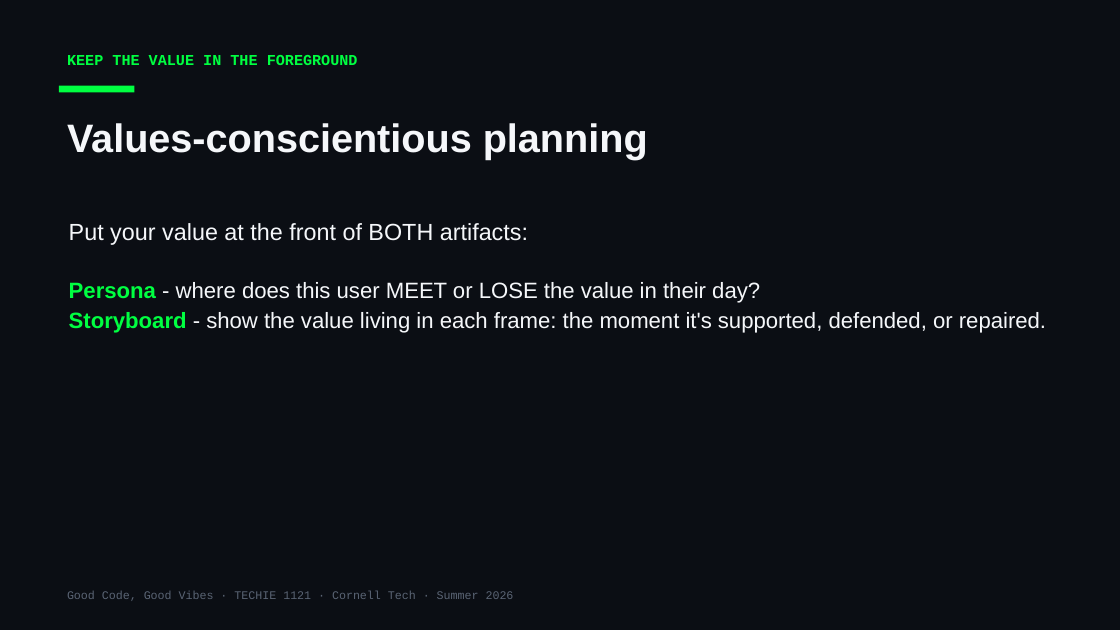
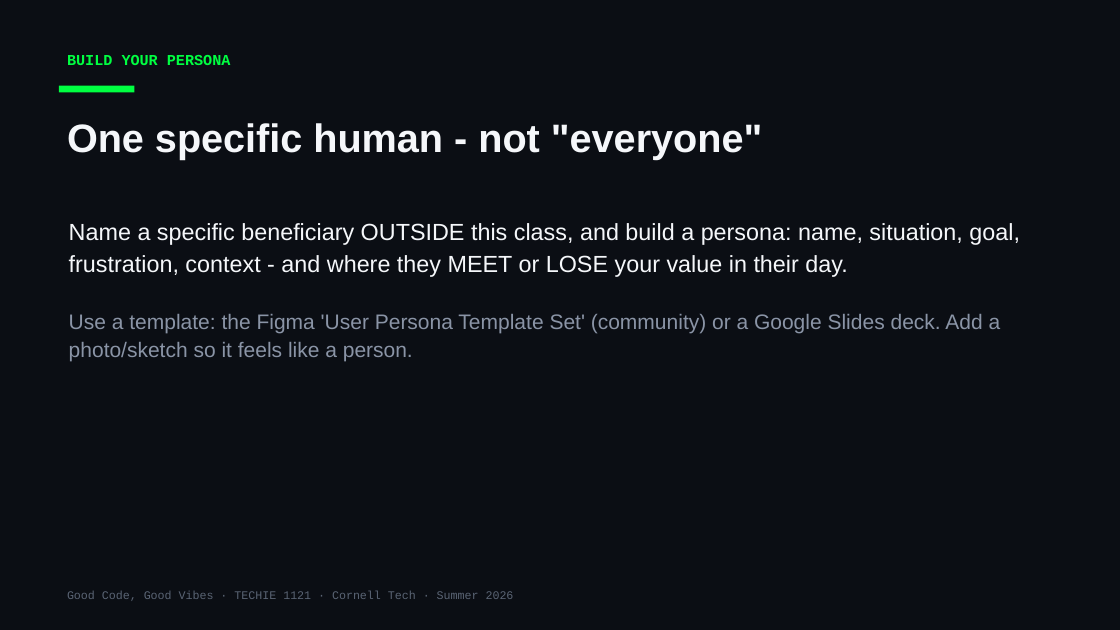
Before and after one commit to Cornell-Tech-Vibe-Coding-Summer-2026/website, a slide deck: slide 4 of slides/Week3-Wed-Working-Day.pptx (slide 9 before the commit). Drawn at 1120x630 pixels with LibreOffice and Linux fonts; fonts in the diff are those of the drawing. Boxes give left, top, right and bottom in pixels: in the first picture for what was removed or moved away, otherwise in the second. Text is boxed around its words. In the diff, an @@ line names an element or a change of style, - is before the commit and + after.

```diff
--- a/slides/Week3-Wed-Working-Day.pptx
+++ b/slides/Week3-Wed-Working-Day.pptx
@@ text at box(67, 55, 231, 65): text changed @@
-KEEP THE VALUE IN THE FOREGROUND
+BUILD YOUR PERSONA
@@ text at box(67, 123, 762, 160): text changed @@
-Values-conscientious planning
+One specific human - not "everyone"
@@ text at box(69, 223, 1020, 361): text changed; size 19 to 20 pt @@
-Put your value at the front of BOTH artifacts:
-Persona - where does this user MEET or LOSE the value in their day?
-Storyboard - show the value living in each frame: the moment it's supported, defended, or repaired.
+Name a specific beneficiary OUTSIDE this class, and build a persona: name, situation, goal, frustration, context - and where they MEET or LOSE your value in their day.
+Use a template: the Figma 'User Persona Template Set' (community) or a Google Slides deck. Add a photo/sketch so it feels like a person.
```
Also in this commit, not shown: 6 other slides changed, 3 slides removed, 1 other file.
